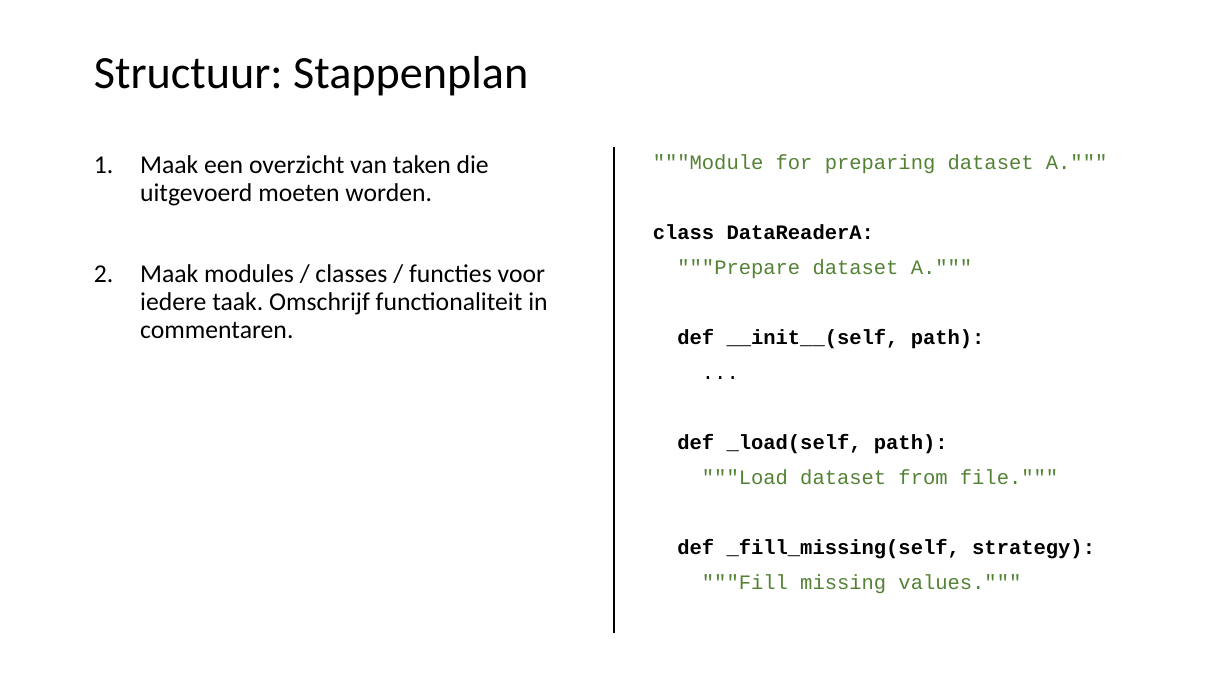
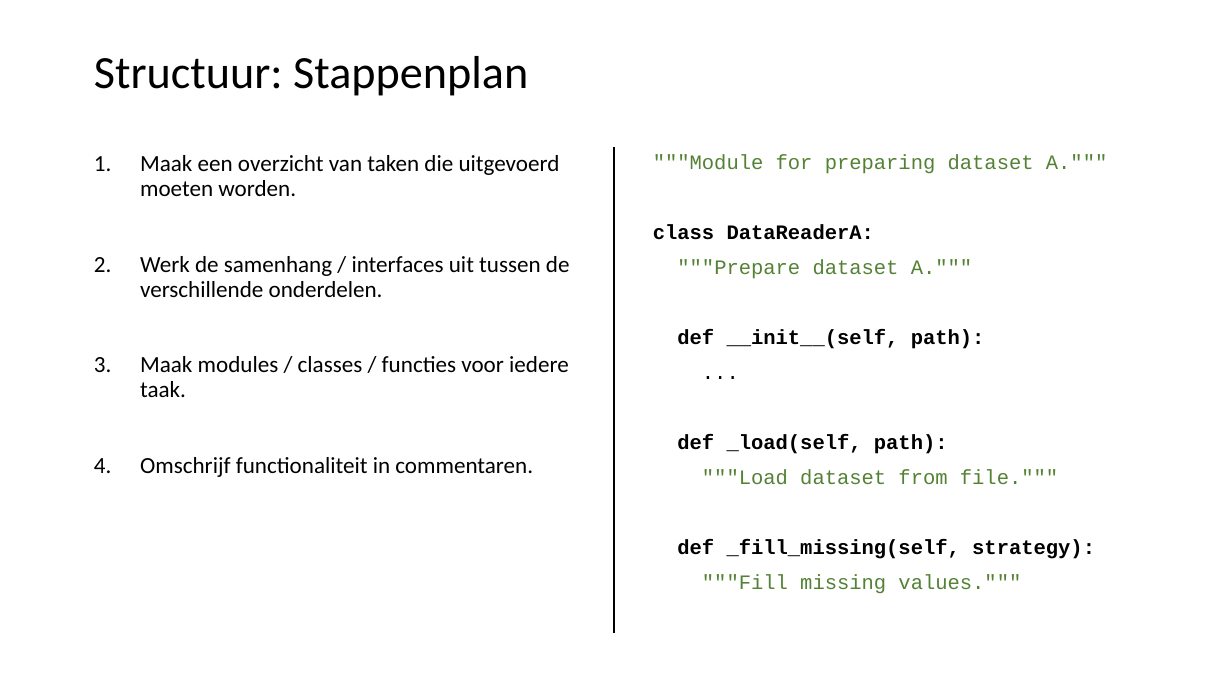
Before and after one commit to LFKoning/knowledge-sharing, a slide deck: slide 16 of python_course/2_production_code/python_cursus_2.pptx (slide 14 before the commit). Drawn at 1232x693 pixels with LibreOffice and Linux fonts; fonts in the diff are those of the drawing. Boxes give left, top, right and bottom in pixels: in the first picture for what was removed or moved away, otherwise in the second. Text is boxed around its words. In the diff, an @@ line names an element or a change of style, - is before the commit and + after.

```diff
--- a/python_course/2_production_code/python_cursus_2.pptx
+++ b/python_course/2_production_code/python_cursus_2.pptx
@@ text at (140, 155, 560, 196): size 20 to 18 pt in "Maak een overzicht van taken die uitgevoerd ..." @@
@@ text at (140, 256, 570, 477): text changed; size 20 to 18 pt @@
-2. Maak modules / classes / functies voor iedere taak. Omschrijf functionaliteit in commentaren.
+2. Werk de samenhang / interfaces uit tussen de verschillende onderdelen.
+3. Maak modules / classes / functies voor iedere taak.
+4. Omschrijf functionaliteit in commentaren.
```
Also in this commit, not shown: 12 other slides changed, 3 slides added, 2 slides removed.
